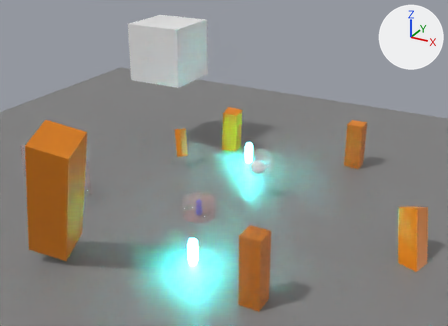
Two versions of the Blender file examples/bevy_gltf_blueprints/basic/assets/basic.blend, one commit apart.
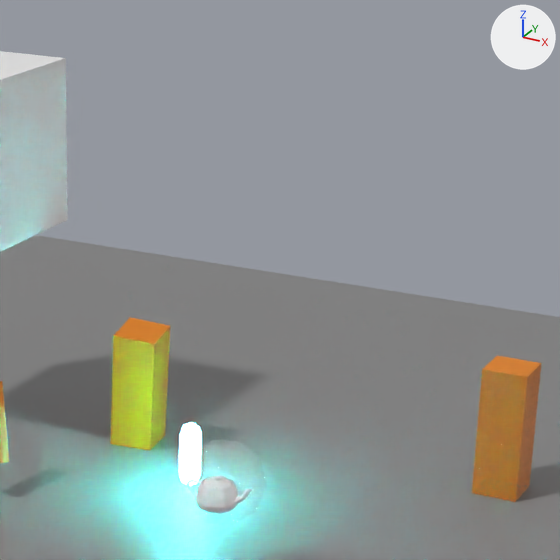
There are two pictures of each version: one whole from a 50 mm camera at (31.9, -52.3, 33.2) aimed at (1.2, 3.6, 5.3), one close up on the part from 41% to 83% of the width and 0% to 58% of the height. The lights are fixed; the arrows at upper right show +X, +Y and +Z.

Before the edit, the objects in view are built like this:
```python
me_cube_002 = bpy.data.meshes.new('Cube.002')
me_cube_002.from_pydata(...)  # a box spanning x -1.0..1.0, y -1.0..1.0, z -1.0..1.0
ob_cube = bpy.data.objects.new('Cube', me_cube_002)
ob_cube.location = (-14.97, 17.45, 13.35)
ob_cube.scale = (3.81, 3.81, 3.81)
ob_magicteapot_001 = bpy.data.objects.new('MagicTeapot.001', None)
ob_magicteapot_001.location = (3.64, 7.31, 3.87)
ob_magicteapot_001.instance_type = 'COLLECTION'
ob_magicteapot_001.instance_collection = col_magicteapot
ob_pillar_003 = bpy.data.objects.new('Pillar.003', None)
ob_pillar_003.location = (10.69, 21.84, -1.16)
ob_pillar_003.instance_type = 'COLLECTION'
ob_pillar_003.instance_collection = col_pillar
# also in view: 'Pillar.004' at (-6.0, 18.9, 2.3); 'Ground' at (0.0, 0.0, 0.0)
```
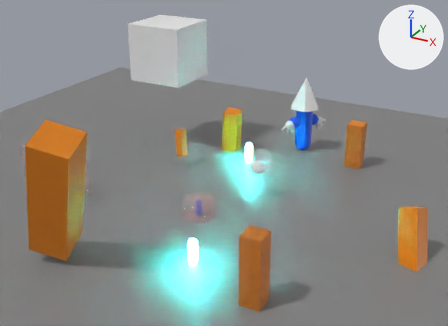
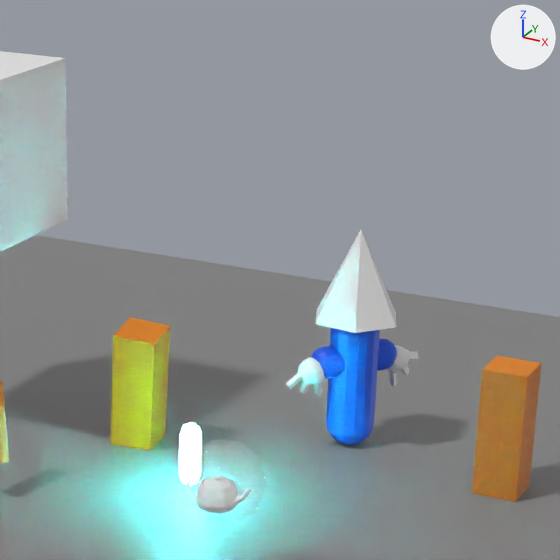
Changed parts and their boxes [x1, y1, x2, y2] in the close-ups (560 x 560 px):
'Enemy', added
    after: [286, 230, 419, 445]

The change, as a list of edits to the scene's bpy script:
```text
Add me_cylinder:
    me_cylinder.from_pydata([(0.0, 0.1, -0.185), (0.0, 0.1, 0.185), (0.087, -0.05, -0.185), (0.087, -0.05, 0.185), (-0.087, -0.05, -0.185), (-0.087, -0.05, 0.185)], [], [(0, 1, 3, 2), (2, 3, 5, 4), (3, 1, 5), (4, 5, 1, 0), (0, 2, 4)])
Add col_enemy:
    col_enemy = bpy.data.collections.new('Enemy')
    col_enemy.objects.link(ob_enemy_components)
    col_enemy.objects.link(ob_cone)
    col_enemy.objects.link(ob_humanoid_cactus_001)
Add col_humanoid_cactus:
    col_humanoid_cactus = bpy.data.collections.new('Humanoid_cactus')
    col_humanoid_cactus.objects.link(ob_humanoid_cactus_components)
    col_humanoid_cactus.objects.link(ob_hand)
    col_humanoid_cactus.objects.link(ob_hand_001)
    col_humanoid_cactus.objects.link(ob_cactus_geometry_002)
Add col_hand:
    col_hand = bpy.data.collections.new('Hand')
    col_hand.objects.link(ob_icosphere)
    col_hand.objects.link(ob_hand_components)
    col_hand.objects.link(ob_finger)
    col_hand.objects.link(ob_finger_001)
    col_hand.objects.link(ob_finger_002)
Add col_finger:
    col_finger = bpy.data.collections.new('Finger')
    col_finger.objects.link(ob_cylinder)
    col_finger.objects.link(ob_finger_components)
Add ob_enemy:
    ob_enemy = bpy.data.objects.new('Enemy', None)
    ob_enemy.location = (2.68, 23.73, 3.89)
    ob_enemy.rotation_euler = (0.0, 0.0, -0.676)  # degrees (0, 0, -39)
    ob_enemy.instance_type = 'COLLECTION'
    ob_enemy.instance_collection = col_enemy
Add ob_humanoid_cactus_001:
    ob_humanoid_cactus_001 = bpy.data.objects.new('Humanoid_cactus.001', None)
    ob_humanoid_cactus_001.location = (0.0, 0.0, 0.0)
    ob_humanoid_cactus_001.instance_type = 'COLLECTION'
    ob_humanoid_cactus_001.instance_collection = col_humanoid_cactus
Add ob_hand:
    ob_hand = bpy.data.objects.new('Hand', None)
    ob_hand.location = (0.0, -2.178, 0.0)
    ob_hand.rotation_euler = (-0.396, 0.0, 0.0)  # degrees (-23, 0, 0)
    ob_hand.instance_type = 'COLLECTION'
    ob_hand.instance_collection = col_hand
Add ob_finger:
    ob_finger = bpy.data.objects.new('Finger', None)
    ob_finger.location = (0.0, 0.0, -0.376)
    ob_finger.instance_type = 'COLLECTION'
    ob_finger.instance_collection = col_finger
Add ob_finger_components:
    ob_finger_components = bpy.data.objects.new('Finger_components', None)
    ob_finger_components.location = (0.0, 0.0, 0.0)
Add ob_cylinder:
    ob_cylinder = bpy.data.objects.new('Cylinder', me_cylinder)
    ob_cylinder.location = (0.0, 0.0, -0.353)
    ob_cylinder.scale = (2.0, 2.0, 2.0)
Add ob_icosphere:
    ob_icosphere = bpy.data.objects.new('Icosphere', me_icosphere_001)  # 53 vertices, 87 faces; spans x -0.606..0.606, y -0.637..0.699, z -0.647..0.637
    ob_icosphere.location = (0.0, 0.0, 0.0)
Add ob_finger_001:
    ob_finger_001 = bpy.data.objects.new('Finger.001', None)
    ob_finger_001.location = (0.0, -0.489, -0.376)
    ob_finger_001.rotation_euler = (-0.508, 0.0324, -0.0778)  # degrees (-29, 1.9, -4.5)
    ob_finger_001.instance_type = 'COLLECTION'
    ob_finger_001.instance_collection = col_finger
Add ob_finger_002:
    ob_finger_002 = bpy.data.objects.new('Finger.002', None)
    ob_finger_002.location = (0.0, 0.467, -0.376)
    ob_finger_002.rotation_euler = (0.708, 0.0358, 0.136)  # degrees (41, 2.1, 7.8)
    ob_finger_002.instance_type = 'COLLECTION'
    ob_finger_002.instance_collection = col_finger
Add ob_hand_components:
    ob_hand_components = bpy.data.objects.new('hand_components', None)
    ob_hand_components.location = (0.0, 0.0, 0.0)
Add ob_cactus_geometry_002:
    ob_cactus_geometry_002 = bpy.data.objects.new('cactus_geometry.002', me_roundcube_005)  # 228 vertices, 224 faces; spans x -1.21..1.07, y -2.19..2.25, z -3.97..2.87; in mat_env_blue_001 (blue #0555e7)
    ob_cactus_geometry_002.location = (0.0, 0.0, 0.0)
Add ob_hand_001:
    ob_hand_001 = bpy.data.objects.new('Hand.001', None)
    ob_hand_001.location = (0.0, 2.249, 0.0)
    ob_hand_001.rotation_euler = (0.695, -0.0364, 0.123)  # degrees (40, -2.1, 7)
    ob_hand_001.instance_type = 'COLLECTION'
    ob_hand_001.instance_collection = col_hand
Add ob_humanoid_cactus_components:
    ob_humanoid_cactus_components = bpy.data.objects.new('Humanoid_cactus_components', None)
    ob_humanoid_cactus_components.location = (0.0, 0.0, 0.0)
Add ob_enemy_components:
    ob_enemy_components = bpy.data.objects.new('enemy_components', None)
    ob_enemy_components.location = (0.0, 0.0, 0.0)
Add ob_cone:
    ob_cone = bpy.data.objects.new('Cone', me_cone_001)  # a 6-sided cone pointing to +z spanning x -1.83..1.83, y -2.11..2.11, z 2.27..6.48
    ob_cone.location = (0.0, 0.0, 0.0)
```
